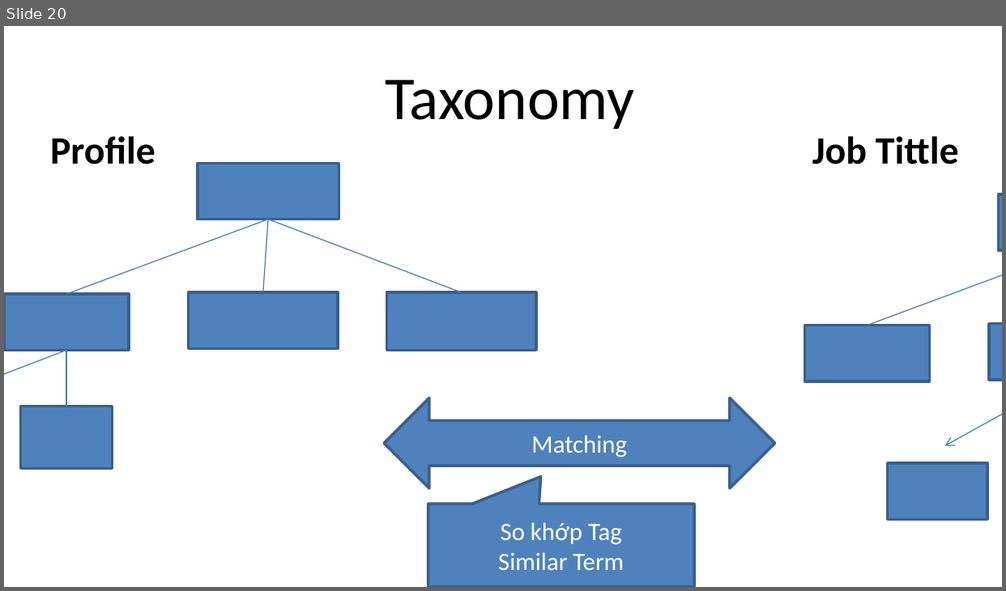
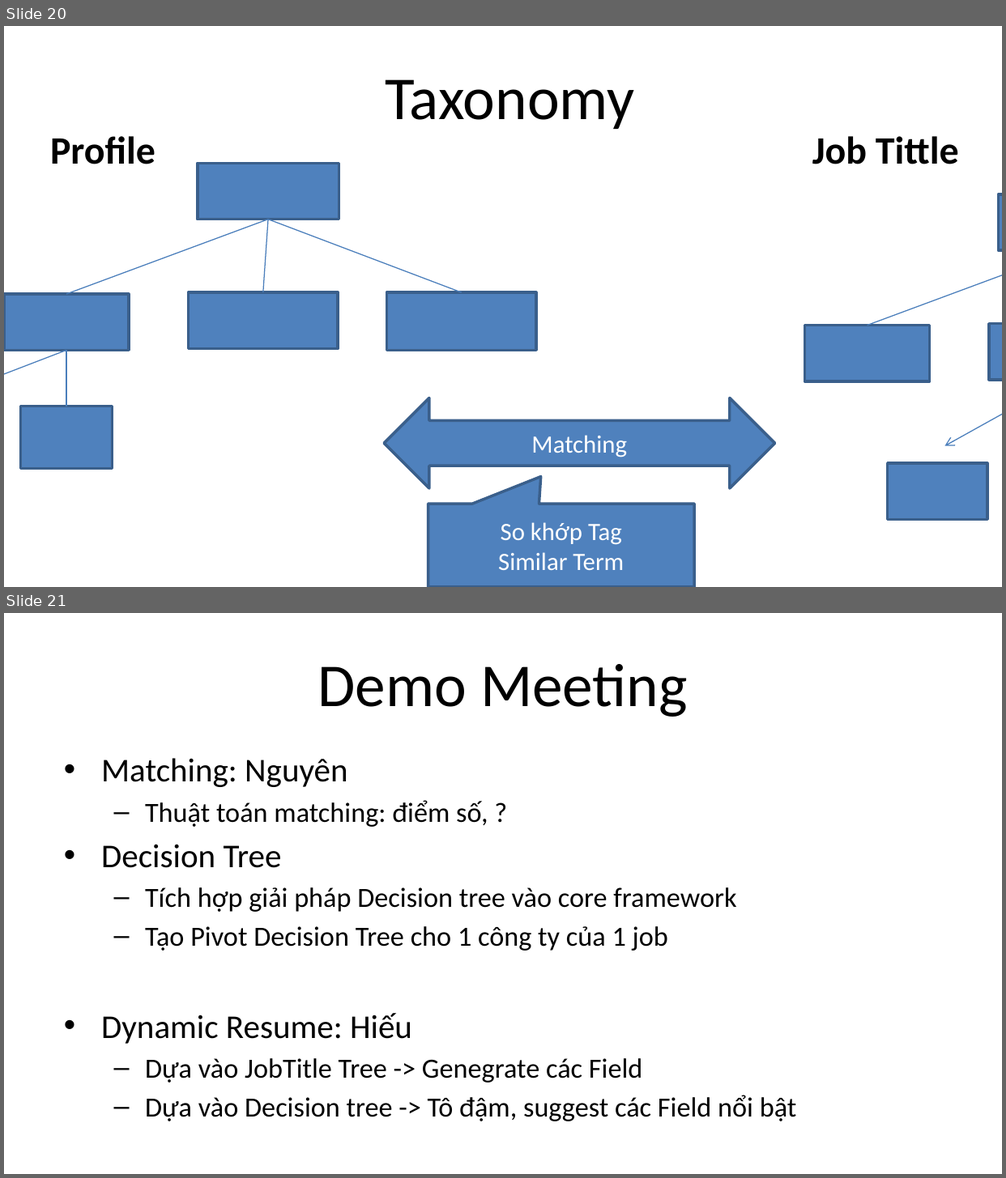
Before and after one commit to khanhduy94/jobzoom, a slide deck: Documents/JobZoom.pptx. Shown one above the other, each under a label of ours: slide 20 before the commit, slides 20 and 21 after it. The pictures are 1006x591 and 1006x1178 pixels, drawn with LibreOffice and Linux fonts; fonts in the diff are those of the drawing. Boxes give left, top, right and bottom in pixels: in the first picture for what was removed or moved away, otherwise in the second. Text is boxed around its words. In the diff, an @@ line names an element or a change of style, - is before the commit and + after.

```diff
--- a/Documents/JobZoom.pptx
+++ b/Documents/JobZoom.pptx
@@ slide 21 added at (4, 613, 1002, 1174), background #FFFFFF @@
@@ title added at (318, 664, 688, 717), 44 pt, text #000000 @@
+Demo Meeting
@@ text added at (101, 758, 797, 1122), 20 pt, text #000000 @@
+• Matching: Nguyên
+  – Thuật toán matching: điểm số, ?
+• Decision Tree
+  – Tích hợp giải pháp Decision tree vào core framework
+  – Tạo Pivot Decision Tree cho 1 công ty của 1 job
+• Dynamic Resume: Hiếu
+  – Dựa vào JobTitle Tree -> Genegrate các Field
+  – Dựa vào Decision tree -> Tô đậm, suggest các Field nổi bật
```
Also in this commit, not shown: 11 other files.
